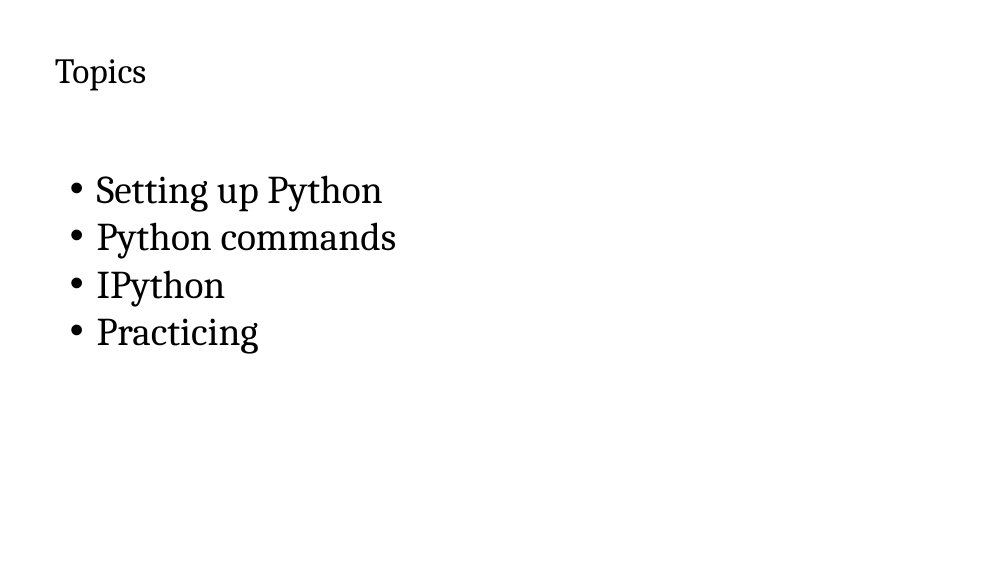
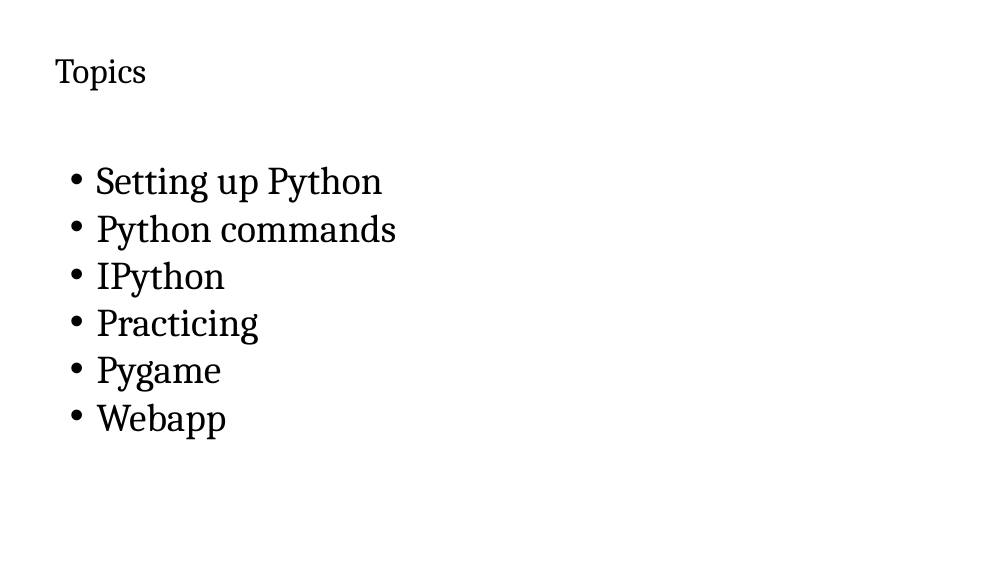
Before and after one commit to scottlittle/intro2python, a slide deck: slide 5 of Intro2Python.pptx (slide 4 before the commit). Drawn at 1008x566 pixels with LibreOffice and Linux fonts; fonts in the diff are those of the drawing. Boxes give left, top, right and bottom in pixels: in the first picture for what was removed or moved away, otherwise in the second. Text is boxed around its words. In the diff, an @@ line names an element or a change of style, - is before the commit and + after.

```diff
--- a/Intro2Python.pptx
+++ b/Intro2Python.pptx
@@ text "Setting up Python": place and size @@
-text "Setting up Python" at bbox=[97, 175, 397, 354]
+text "Setting up Python" at bbox=[97, 166, 397, 440]
@@ text at bbox=[97, 356, 227, 440]: paragraphs added @@
+• Pygame
+• Webapp
```
Also in this commit, not shown: 1 other slide changed, 1 slide added, 3 other files.
